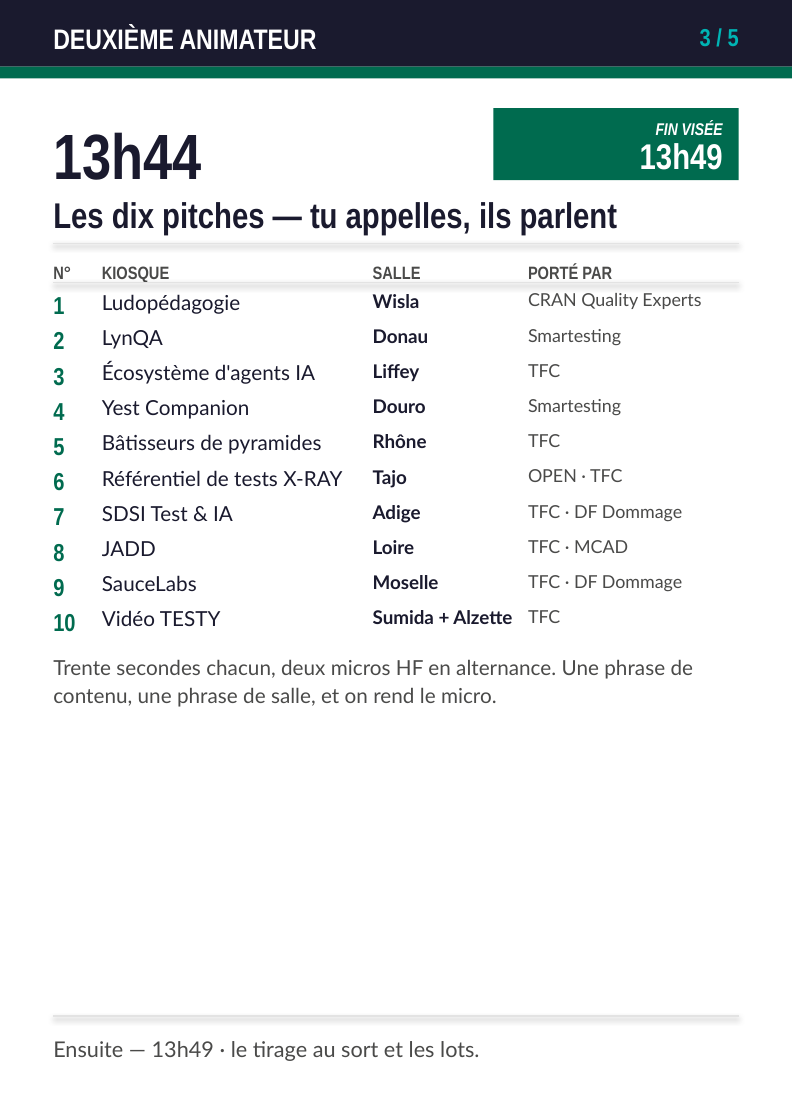
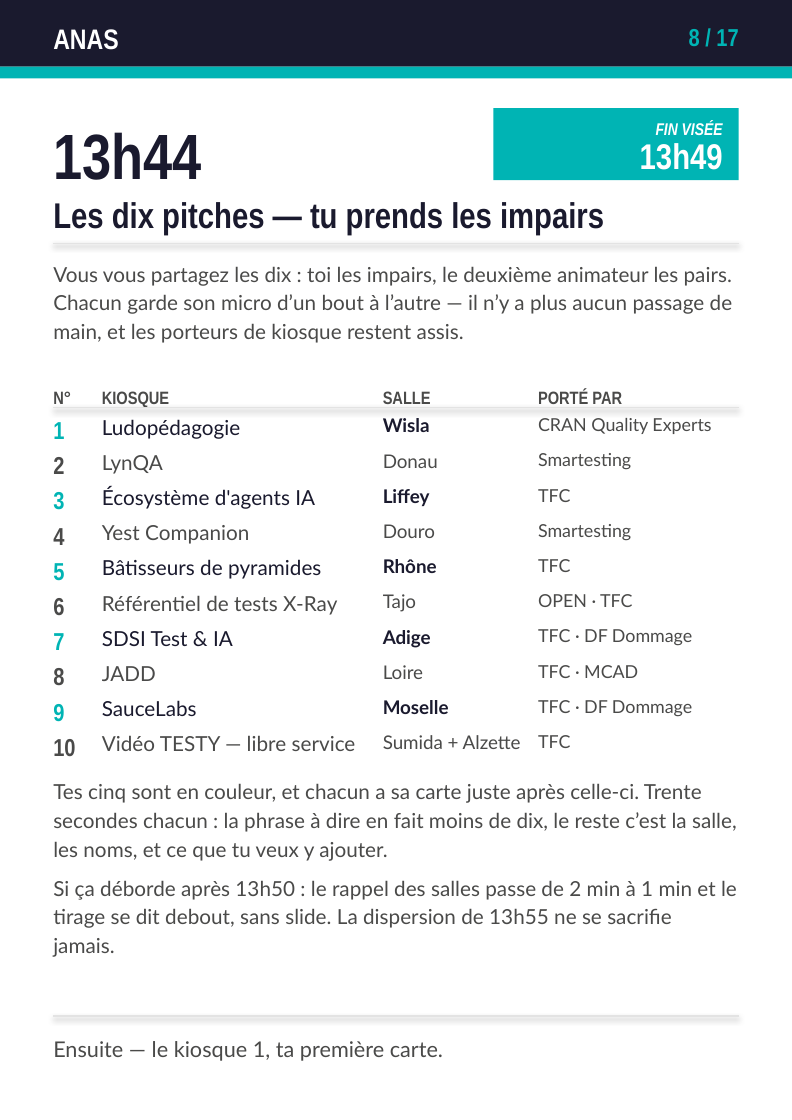
Before and after one commit to caa-jdelaux/info-hub, a slide deck: slide 8 of outils/fiches/fiches-animateurs.pptx (slide 21 before the commit). Drawn at 792x1120 pixels with LibreOffice and Linux fonts; fonts in the diff are those of the drawing. Boxes give left, top, right and bottom in pixels: in the first picture for what was removed or moved away, otherwise in the second. Text is boxed around its words. In the diff, an @@ line names an element or a change of style, - is before the commit and + after.

```diff
--- a/outils/fiches/fiches-animateurs.pptx
+++ b/outils/fiches/fiches-animateurs.pptx
@@ text at (53, 29, 118, 50): text changed @@
-DEUXIÈME ANIMATEUR
+ANAS
@@ text at (689, 29, 738, 46): text changed @@
-3 / 5
+8 / 17
@@ rectangle at (0, 66, 792, 79): fill #006B4F to #00B4B4 @@
@@ rectangle at (493, 108, 738, 180): fill #006B4F to #00B4B4 @@
@@ text at (53, 202, 604, 235): text changed @@
-Les dix pitches — tu appelles, ils parlent
+Les dix pitches — tu prends les impairs
@@ text added at (53, 266, 733, 343), 11 pt, text #4A4A49 @@
+Vous vous partagez les dix : toi les impairs, le deuxième animateur les pairs. Chacun garde son micro d’un bout à l’autre — il n’y a plus aucun passage de main, et les porteurs de kiosque restent assis.
@@ text "KIOSQUE": place and size @@
-text "KIOSQUE" at (102, 266, 169, 282)
+text "KIOSQUE" at (102, 391, 169, 407)
@@ 11 texts, 1 line: place and size @@
-11 texts, 1 line at (53, 266, 738, 632)
+11 texts, 1 line at (53, 391, 738, 756)
@@ text "Ludopédagogie": place and size @@
-text "Ludopédagogie" at (102, 294, 241, 314)
+text "Ludopédagogie" at (102, 419, 241, 439)
@@ text "LynQA": place and size @@
-text "LynQA" at (102, 330, 163, 349)
+text "LynQA" at (102, 455, 163, 474)
@@ text "Écosystème d'agents IA": place and size @@
-text "Écosystème d'agents IA" at (102, 362, 315, 384)
+text "Écosystème d'agents IA" at (102, 487, 315, 509)
@@ 3 texts: place and size @@
-3 texts at (528, 399, 682, 592)
+3 texts at (538, 453, 692, 646)
@@ text colour #006B4F to #4A4A49 in 5 elements at (53, 457, 64, 474), (53, 598, 64, 615), (53, 668, 64, 685), (53, 739, 75, 756), (53, 528, 64, 545) @@
@@ text "Yest Companion": place and size @@
-text "Yest Companion" at (102, 400, 249, 419)
+text "Yest Companion" at (102, 525, 249, 544)
@@ text colour #1A1A2E to #4A4A49, bold off in 5 elements at (383, 594, 416, 612), (383, 665, 423, 679), (383, 735, 521, 749), (383, 454, 438, 468), (383, 524, 435, 538) @@
@@ text "Smartesting": place and size @@
-text "Smartesting" at (528, 329, 621, 345)
+text "Smartesting" at (538, 524, 631, 540)
@@ text colour #006B4F to #00B4B4 in 5 elements at (53, 492, 64, 510), (53, 633, 64, 650), (53, 704, 64, 722), (53, 422, 64, 439), (53, 563, 64, 581) @@
@@ text "Bâtisseurs de pyramides": place and size @@
-text "Bâtisseurs de pyramides" at (102, 434, 321, 454)
+text "Bâtisseurs de pyramides" at (102, 559, 321, 579)
@@ 15 texts: place and size @@
-15 texts at (373, 265, 701, 624)
+15 texts at (383, 390, 711, 749)
@@ text "TFC": place and size @@
-text "TFC" at (528, 610, 560, 623)
+text "TFC" at (538, 559, 570, 572)
@@ text at (102, 595, 337, 615): text changed; text colour #1A1A2E to #4A4A49 @@
-Référentiel de tests X-RAY
+Référentiel de tests X-Ray
@@ text "SDSI Test & IA": place and size @@
-text "SDSI Test & IA" at (102, 506, 233, 521)
+text "SDSI Test & IA" at (102, 631, 233, 646)
@@ text removed at (53, 659, 694, 707) @@
-Trente secondes chacun, deux micros HF en alternance. Une phrase de contenu, une phrase de salle, et on rend le micro.
@@ text colour #1A1A2E to #4A4A49 in 3 elements at (102, 455, 163, 474), (102, 525, 249, 544), (102, 666, 156, 681) @@
@@ text "JADD": place and size @@
-text "JADD" at (102, 541, 156, 556)
+text "JADD" at (102, 666, 156, 681)
@@ text "SauceLabs": place and size @@
-text "SauceLabs" at (102, 575, 197, 591)
+text "SauceLabs" at (102, 700, 197, 716)
@@ text "TFC · DF Dommage": place and size @@
-text "TFC · DF Dommage" at (528, 505, 682, 521)
+text "TFC · DF Dommage" at (538, 700, 692, 717)
@@ text at (102, 735, 356, 751): text changed; text colour #1A1A2E to #4A4A49 @@
-Vidéo TESTY
+Vidéo TESTY — libre service
@@ text "TFC": place and size @@
-text "TFC" at (528, 364, 560, 377)
+text "TFC" at (538, 735, 570, 748)
@@ text added at (53, 783, 737, 861), 11 pt, text #4A4A49 @@
+Tes cinq sont en couleur, et chacun a sa carte juste après celle-ci. Trente secondes chacun : la phrase à dire en fait moins de dix, le reste c’est la salle, les noms, et ce que tu veux y ajouter.
@@ text at (53, 880, 737, 957): text changed; size 11.5 to 11 pt @@
-Ensuite — 13h49 · le tirage au sort et les lots.
+Si ça déborde après 13h50 : le rappel des salles passe de 2 min à 1 min et le tirage se dit debout, sans slide. La dispersion de 13h55 ne se sacrifie jamais.
@@ text added at (53, 1041, 443, 1061), 11.5 pt, text #4A4A49 @@
+Ensuite — le kiosque 1, ta première carte.
```
Also in this commit, not shown: 16 other slides changed, 10 slides added, 6 other files.
